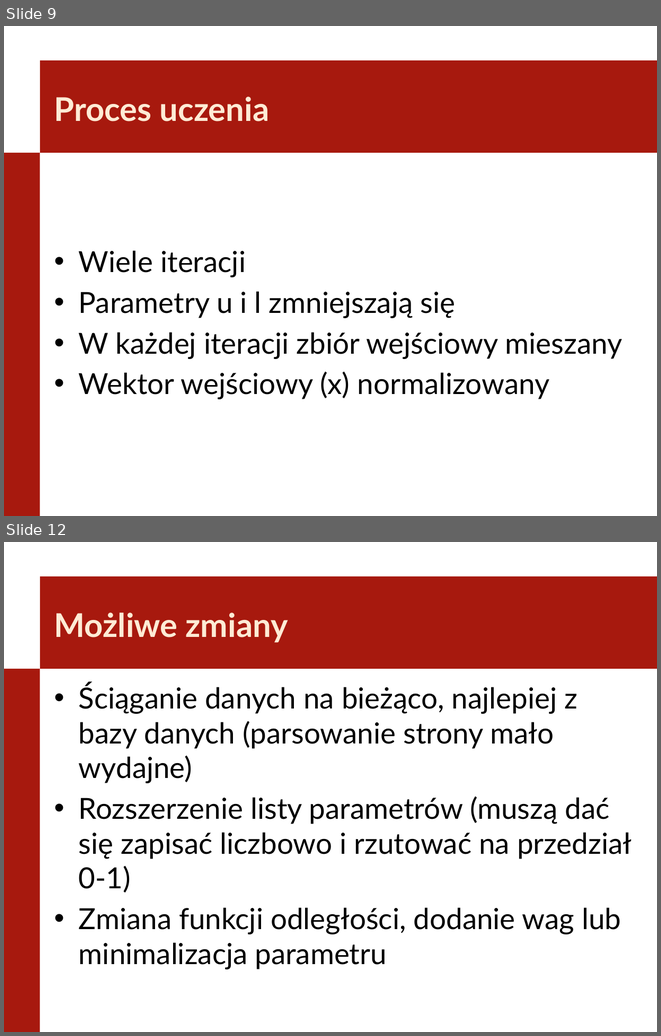
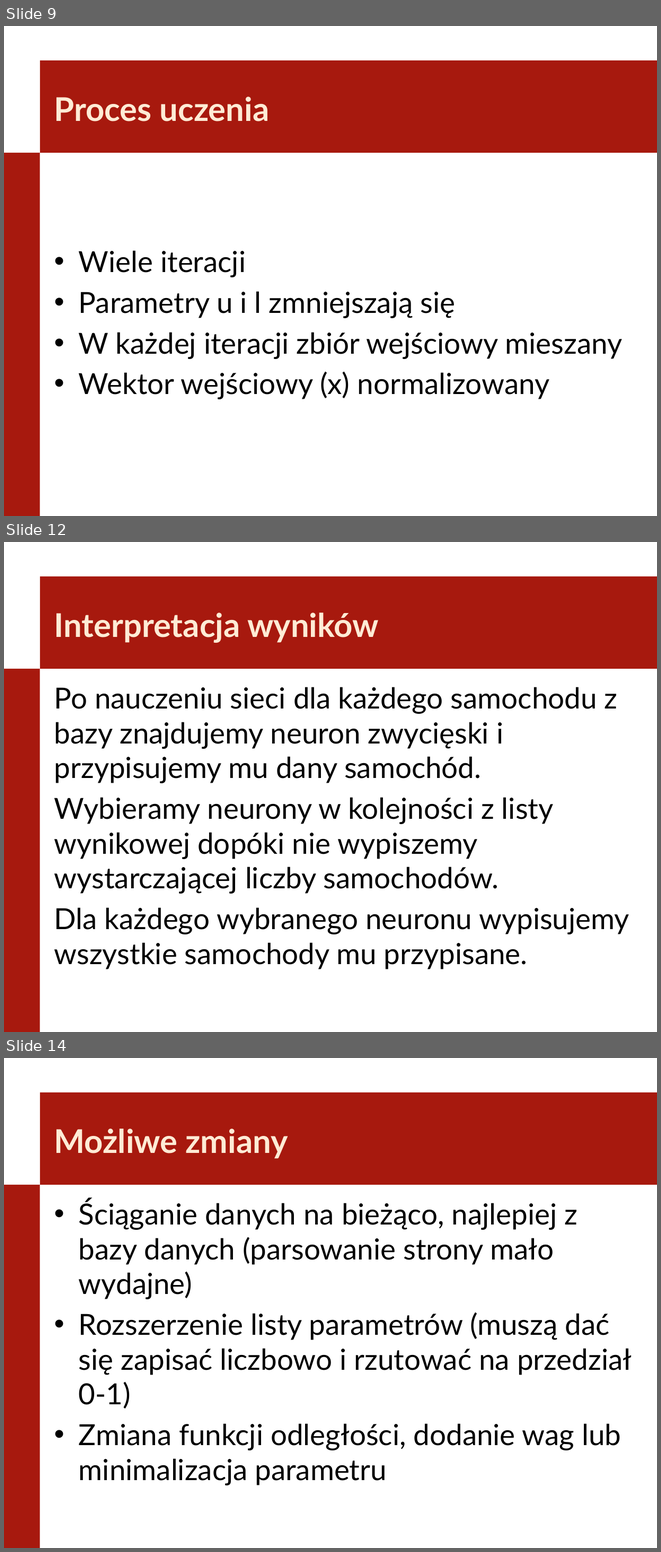
Before and after one commit to lastverb/SWDSOM, a slide deck: Prezentacja.pptx. Shown one above the other, each under a label of ours: slides 9 and 12 before the commit, slides 9, 12 and 14 after it; the slides between them are not shown. The pictures are 661x1036 and 661x1552 pixels, drawn with LibreOffice and Linux fonts; fonts in the diff are those of the drawing; background and template pictures are left out. Boxes give left, top, right and bottom in pixels: in the first picture for what was removed or moved away, otherwise in the second. Text is boxed around its words. In the diff, an @@ line names an element or a change of style, - is before the commit and + after.

```diff
--- a/Prezentacja.pptx
+++ b/Prezentacja.pptx
@@ slide 12 added at <box>4,542,657,1032</box>, background #FFFFFF; not listed: 2 template elements that a slide beside it also shows @@
@@ title added at <box>54,612,379,643</box>, 36 pt, text #FFEBD5, bold @@
+Interpretacja wyników
@@ text added at <box>54,687,629,969</box>, 32 pt, text #000000 @@
+Po nauczeniu sieci dla każdego samochodu z bazy znajdujemy neuron zwycięski i przypisujemy mu dany samochód.
+Wybieramy neurony w kolejności z listy wynikowej dopóki nie wypiszemy wystarczającej liczby samochodów.
+Dla każdego wybranego neuronu wypisujemy wszystkie samochody mu przypisane.
@@ what was slide 12 is now slide 14 @@
```
Also in this commit, not shown: 5 slides changed, 1 other slide added.
